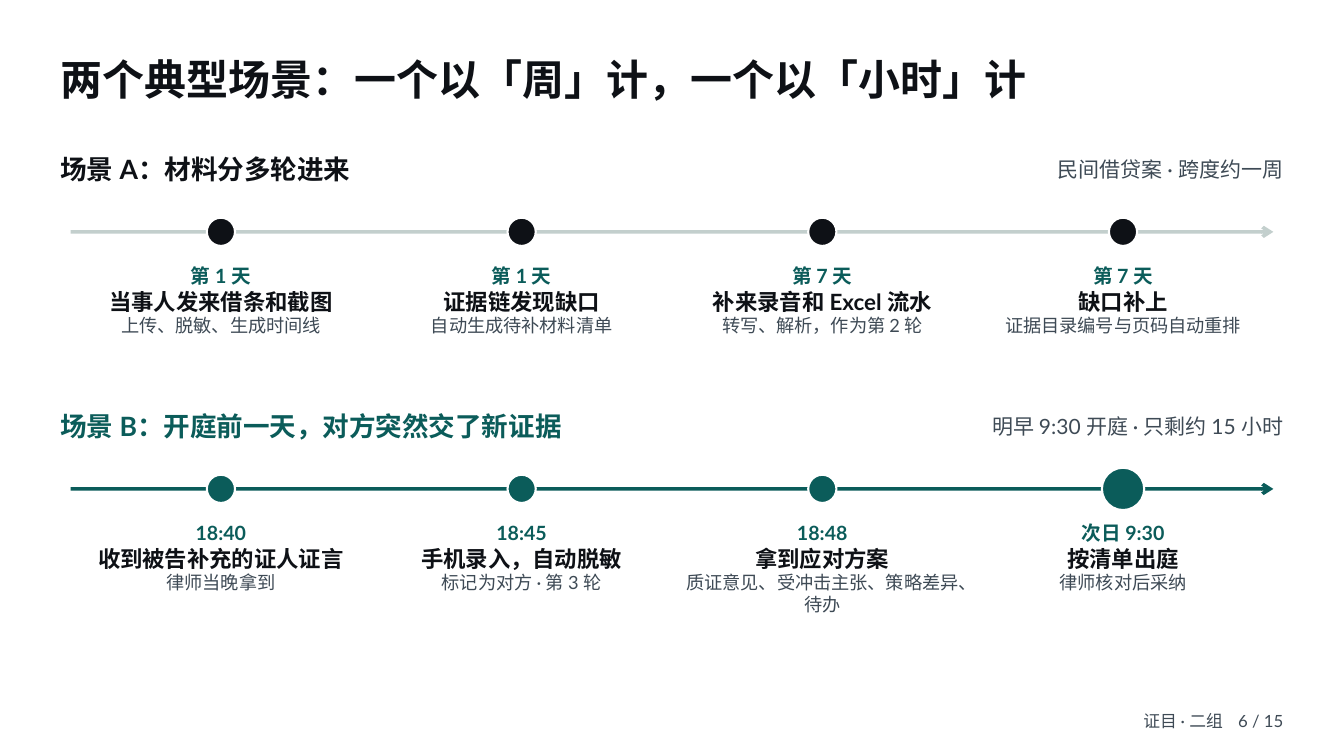
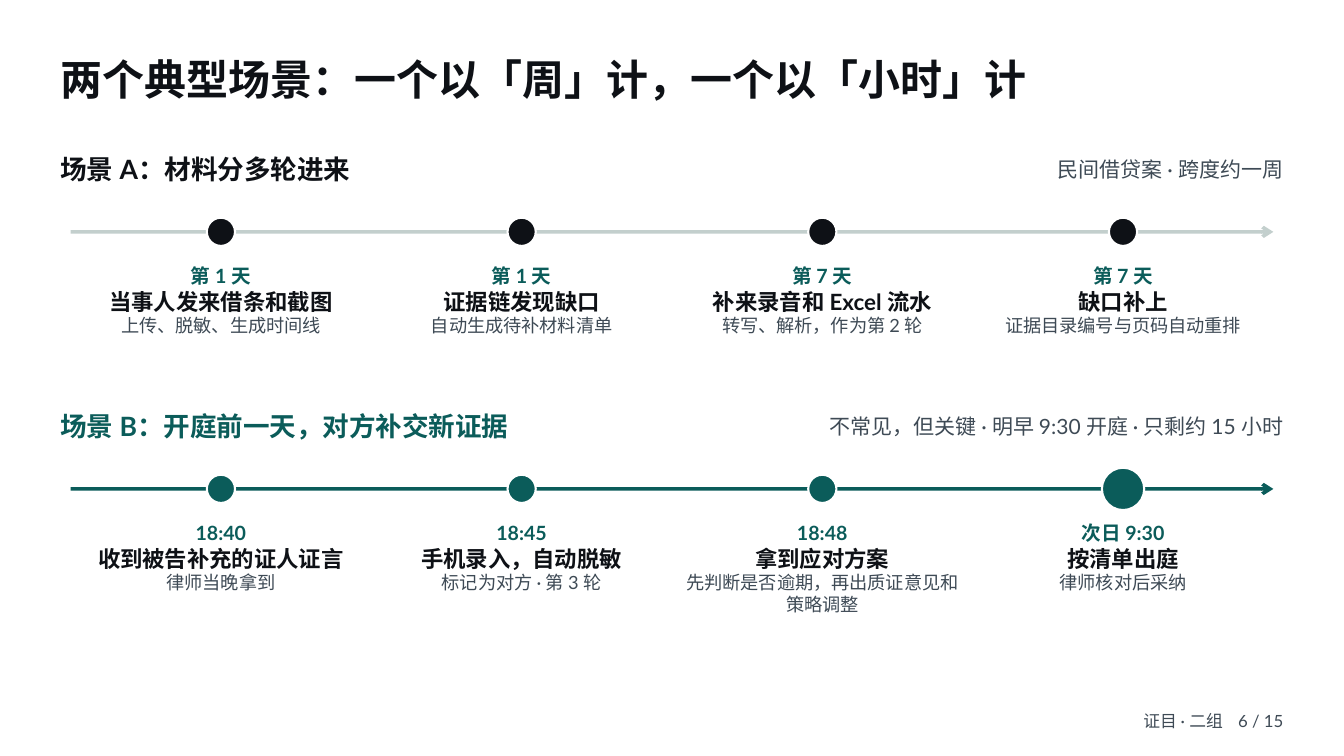
Before and after one commit to huohuo808/litigation-workbench, a slide deck: slide 6 of 06-汇报PPT（含讲稿）.pptx. Drawn at 1344x756 pixels with LibreOffice and Linux fonts; fonts in the diff are those of the drawing. Boxes give left, top, right and bottom in pixels: in the first picture for what was removed or moved away, otherwise in the second. Text is boxed around its words. In the diff, an @@ line names an element or a change of style, - is before the commit and + after.

Commit message:
统一口径「不常见但关键」：PPT 第1/4/6/7/9 页与讲稿；答辩问答第3题重写

```diff
--- a/06-汇报PPT（含讲稿）.pptx
+++ b/06-汇报PPT（含讲稿）.pptx
@@ text at (x1=60, y1=413, x2=509, y2=440): text changed @@
-场景 B：开庭前一天，对方突然交了新证据
+场景 B：开庭前一天，对方补交新证据
@@ text at (x1=830, y1=416, x2=1283, y2=436): text changed @@
-明早 9:30 开庭 · 只剩约 15 小时
+不常见，但关键 · 明早 9:30 开庭 · 只剩约 15 小时
@@ text at (x1=686, y1=573, x2=958, y2=613): text changed @@
-质证意见、受冲击主张、策略差异、待办
+先判断是否逾期，再出质证意见和策略调整
```
Also in this commit, not shown: 4 other slides changed, 1 other file.
